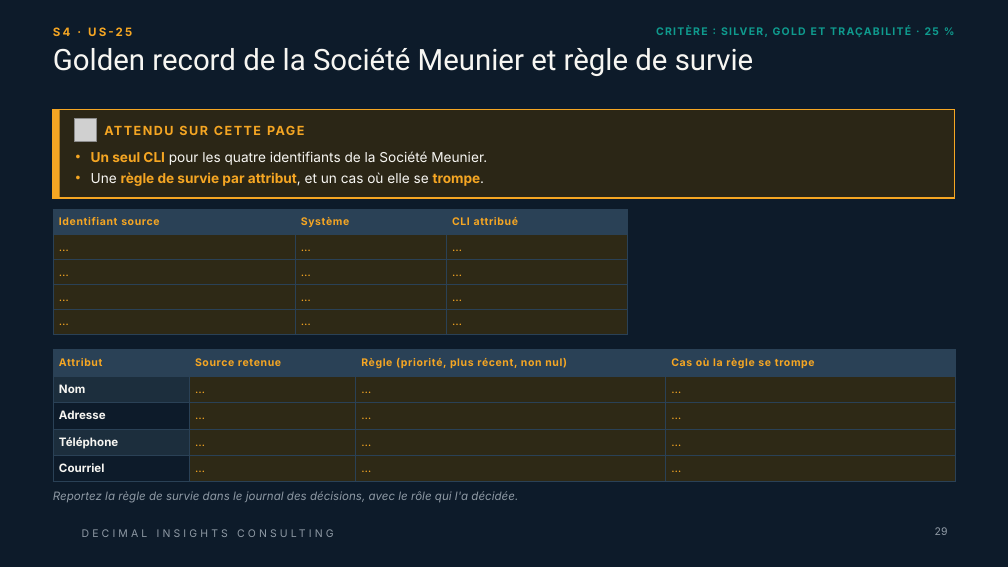
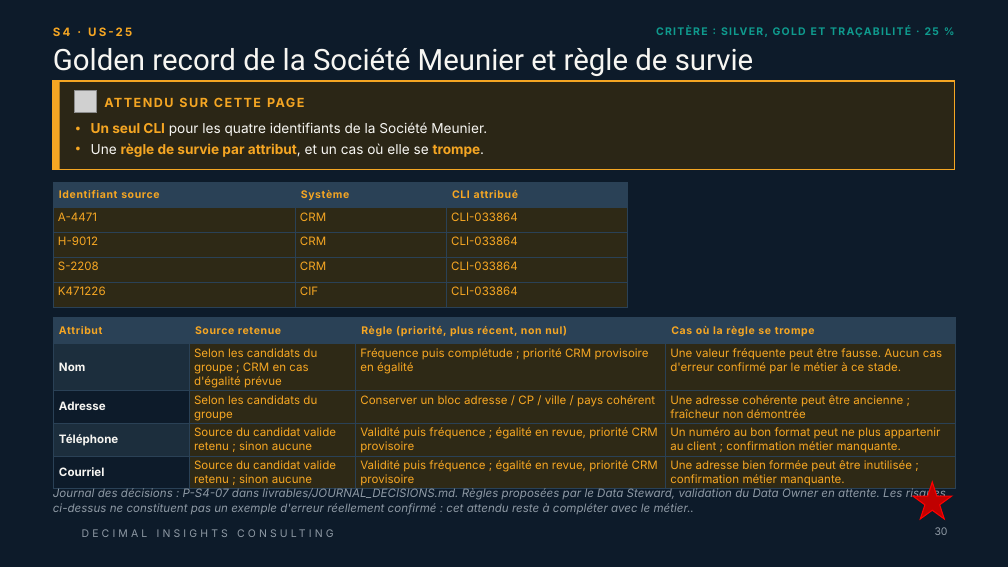
Before and after one commit to ruthabebeneg/td-qualite-g02, a slide deck: slide 30 of livrables/Livrable_Groupe_TD_AssurConnect.pptx (slide 29 before the commit). Drawn at 1008x567 pixels with LibreOffice and Linux fonts; fonts in the diff are those of the drawing; grey boxes stand for pictures; background and template pictures are left out. Boxes give left, top, right and bottom in pixels: in the first picture for what was removed or moved away, otherwise in the second. Text is boxed around its words. In the diff, an @@ line names an element or a change of style, - is before the commit and + after.

Commit message:
Mise à jour du livrable PowerPoint S4

```diff
--- a/livrables/Livrable_Groupe_TD_AssurConnect.pptx
+++ b/livrables/Livrable_Groupe_TD_AssurConnect.pptx
@@ 2 texts, 2 rectangles, 1 picture: place and size @@
-2 texts, 2 rectangles, 1 picture at (53,110,955,198)
+2 texts, 2 rectangles, 1 picture at (53,81,955,169)
@@ table at (53,182,628,307) @@
-row 2: … | … | …
+row 2: A-4471 | CRM | CLI-033864
-row 3: … | … | …
+row 3: H-9012 | CRM | CLI-033864
-row 4: … | … | …
+row 4: S-2208 | CRM | CLI-033864
-row 5: … | … | …
+row 5: K471226 | CIF | CLI-033864
@@ table: place and size @@
-table at (53,209,628,334)
+table at (53,182,628,307)
@@ table at (53,318,955,490) @@
-row 2: Nom | … | … | …
+row 2: Nom | Selon les candidats du groupe ; CRM en cas d'égalité prévue | Fréquence puis complétude ; priorité CRM provisoire en égalité | Une valeur fréquente peut être fausse. Aucun cas d'erreur confirmé par le métier à ce stade.
-row 3: Adresse | … | … | …
+row 3: Adresse | Selon les candidats du groupe | Conserver un bloc adresse / CP / ville / pays cohérent | Une adresse cohérente peut être ancienne ; fraîcheur non démontrée
-row 4: Téléphone | … | … | …
+row 4: Téléphone | Source du candidat valide retenu ; sinon aucune | Validité puis fréquence ; égalité en revue, priorité CRM provisoire | Un numéro au bon format peut ne plus appartenir au client ; confirmation métier manquante.
-row 5: Courriel | … | … | …
+row 5: Courriel | Source du candidat valide retenu ; sinon aucune | Validité puis fréquence ; égalité en revue, priorité CRM provisoire | Une adresse bien formée peut être inutilisée ; confirmation métier manquante.
@@ table: place and size @@
-table at (53,349,955,482)
+table at (53,318,955,490)
@@ text at (53,487,946,515): text changed @@
-Reportez la règle de survie dans le journal des décisions, avec le rôle qui l'a décidée.
+Journal des décisions : P-S4-07 dans livrables/JOURNAL_DECISIONS.md. Règles proposées par le Data Steward, validation du Data Owner en attente. Les risques ci-dessus ne constituent pas un exemple d'erreur réellement confirmé : cet attendu reste à compléter avec le métier..
@@ star added at (913,482,952,520), fill #C00000, outline #FF0000 1 pt @@
@@ page number at (935,527,948,535): text changed @@
-29
+30
```
Also in this commit, not shown: 10 other slides changed, 1 slide added.
